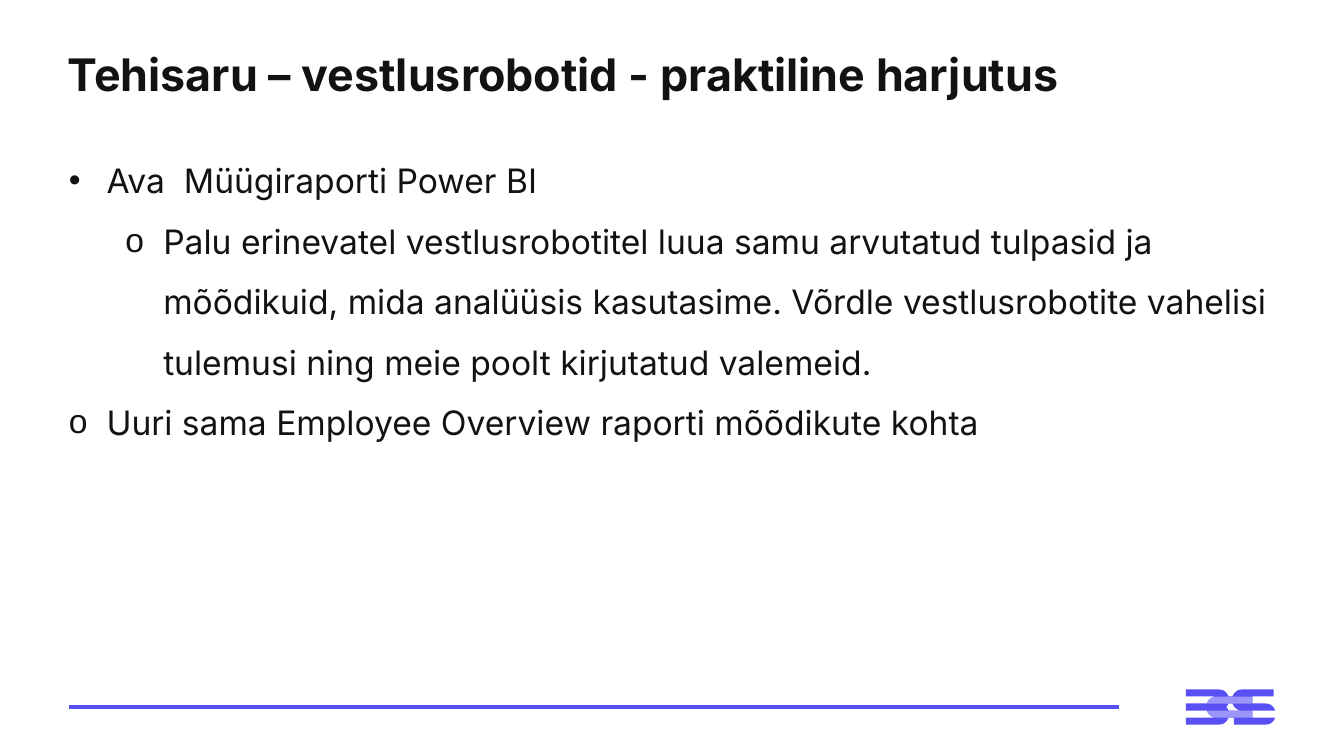
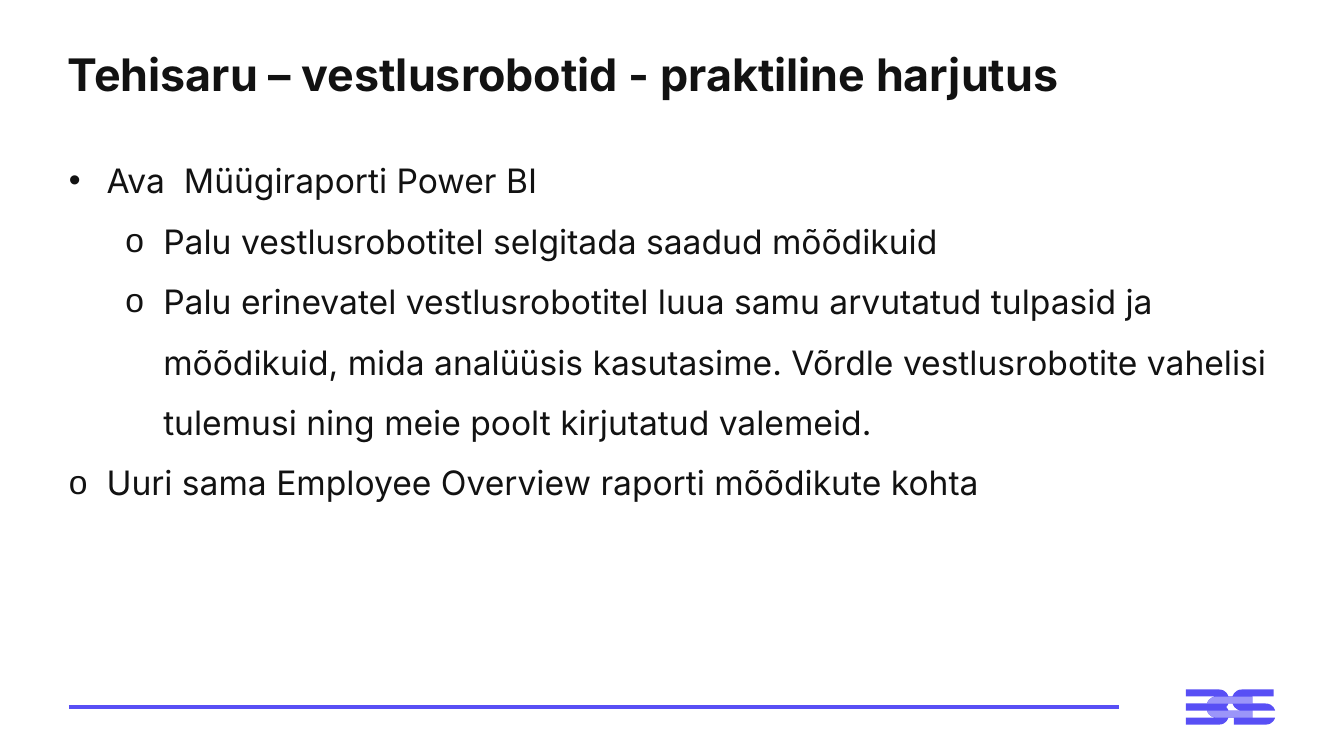
Before and after one commit to virverani/andmetarkus_2026_kevad, a slide deck: slide 15 of Day15/15-paev-andmetarkus-esitlus.pptx (slide 14 before the commit). Drawn at 1344x756 pixels with LibreOffice and Linux fonts; fonts in the diff are those of the drawing. Boxes give left, top, right and bottom in pixels: in the first picture for what was removed or moved away, otherwise in the second. Text is boxed around its words. In the diff, an @@ line names an element or a change of style, - is before the commit and + after.

```diff
--- a/Day15/15-paev-andmetarkus-esitlus.pptx
+++ b/Day15/15-paev-andmetarkus-esitlus.pptx
@@ text at bbox=[163, 228, 937, 262]: paragraph added @@
+  o Palu vestlusrobotitel selgitada saadud mõõdikuid
```
Also in this commit, not shown: 1 other slide changed, 1 slide added, 1 other file.
